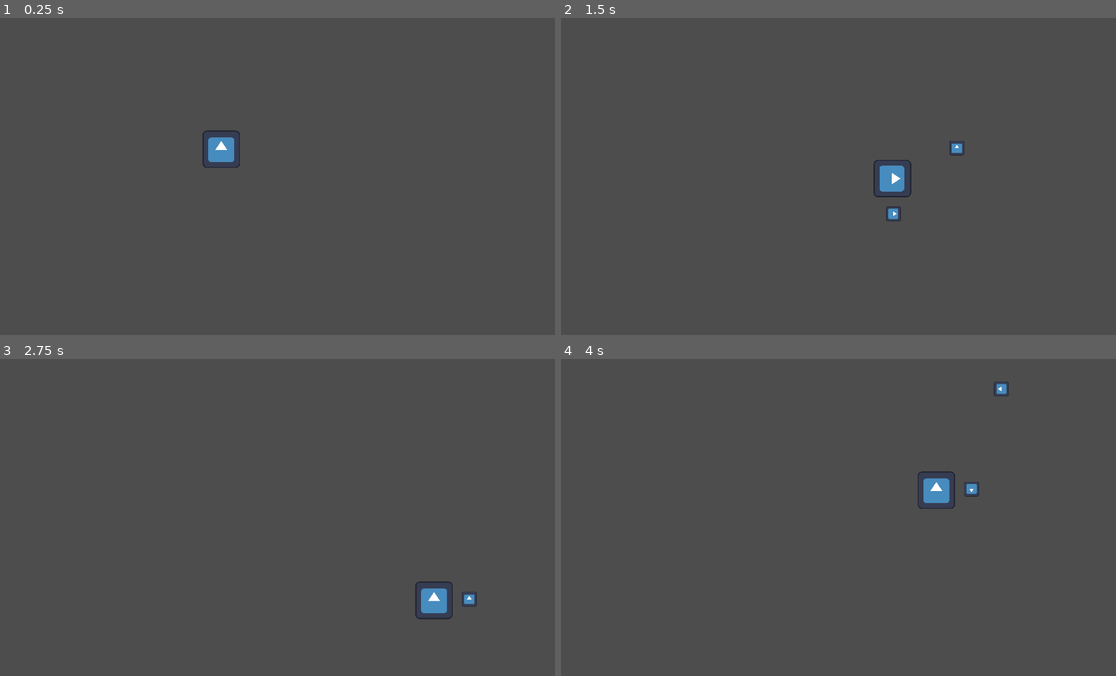
Above: before the commit, frames 1-4 (two rows, left to right).
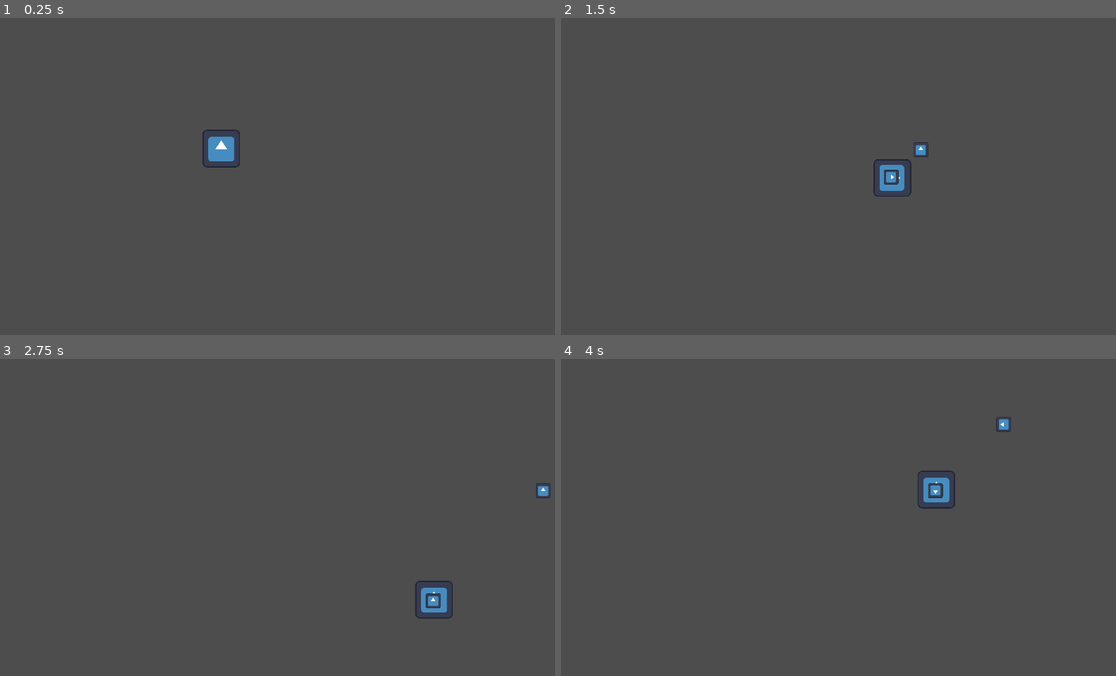
Above: after the commit, the same moments.

Repository: SosiskaKillerS/GameJam-Game
Game: Godot game, scene res://world.tscn
Two runs of this game, one before a commit and one after it. Both use one fixed random seed, a clock stepped at 60 frames per second and the inputs below. The engine's default icon, where the game draws it, is replaced by a stand-in: a white triangle on a blue panel in a dark square.
Inputs (mouse positions are in pixels of both pictures, inside the frame that each line leads up to):
- Up to frame 1 (0.25 s): no input
- Up to frame 2 (1.5 s): tap Enter at 0.5 s; move the mouse to (966, 160) at 0.52 s; press the mouse at (966, 160) at 0.53 s; hold D (RIGHT) 0.53-1.28 s; move the mouse to (727, 192) at 1.27 s; release the mouse at (727, 192) at 1.28 s; hold S (DOWN) from 1.28 s (still down); click (727, 192) at 1.35 s
- Up to frame 3 (2.75 s): move the mouse to (338, 447) at 2.02 s; release S (DOWN) at 2.03 s; press the mouse at (338, 447) at 2.03 s; hold D (RIGHT) from 2.03 s (still down)
- Up to frame 4 (4 s): move the mouse to (816, 580) at 2.77 s; release D (RIGHT) at 2.78 s; release the mouse at (816, 580) at 2.78 s; hold W (UP) 2.78-3.53 s; click (816, 580) at 2.85 s; move the mouse to (1010, 565) at 3.52 s; press the mouse at (1010, 565) at 3.53 s; hold A (LEFT) from 3.53 s (still down)

The runs differ from the first frame. In frame 1, less than 0.1% of the frame differs, in the area x 36-44%, y 35-48%; in frame 2, 0.4%; in frame 3, 0.3%; in frame 4, 0.4%, in the area x 64-82%, y 7-48%.

Commit message:
update fire

Diff:
--- a/src/Player/Player.tscn
+++ b/src/Player/Player.tscn
@@ -8,9 +8,8 @@
 height = 194.0
 
 [node name="CharacterBody2D" type="CharacterBody2D"]
-position = Vector2(754, 447)
+position = Vector2(754, 445)
 script = ExtResource("1_3jxik")
-metadata/_edit_group_ = true
 
 [node name="Sprite2D" type="Sprite2D" parent="."]
 texture = ExtResource("2_ia1oa")
@@ -21,7 +20,8 @@
 [node name="AnimationPlayer" type="AnimationPlayer" parent="."]
 
 [node name="Marker2D" type="Marker2D" parent="."]
-position = Vector2(120, -4)
+position = Vector2(-3, 4)
+metadata/_edit_group_ = true
 
 [node name="ShootSpeedTimer" type="Timer" parent="."]
 
